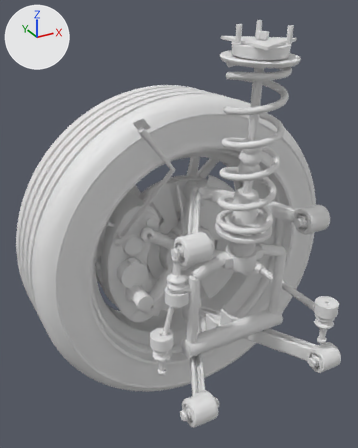
What one commit did to the glTF model web/public/assets/corner-rl.glb.
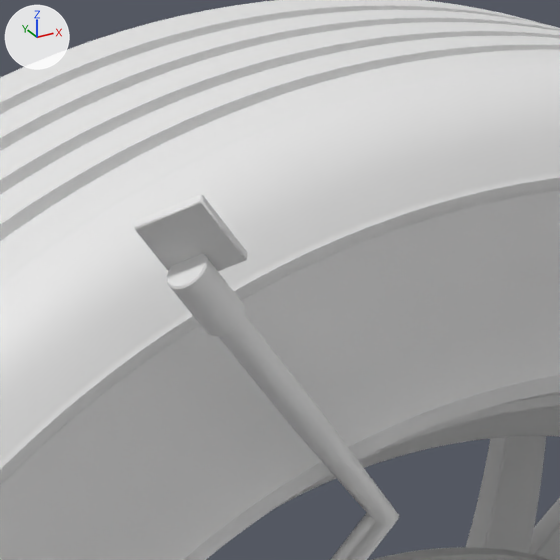
The first picture shows the older version from a camera (50 mm lens) standing at (-2.034, -0.264, 0.996) and looking at (-1.502, 0.703, 0.513). The close-ups show the older and then the newer version on the part from 31% to 56% of the width and 19% to 40% of the height of that picture. Only the edits that show in the close-ups are written down. Lighting does not change. The marker at upper left points along +X, +Y and +Z. Where no turn or scale is listed for an object, it has been applied to the vertices. Vertices at exactly the same position are counted once.
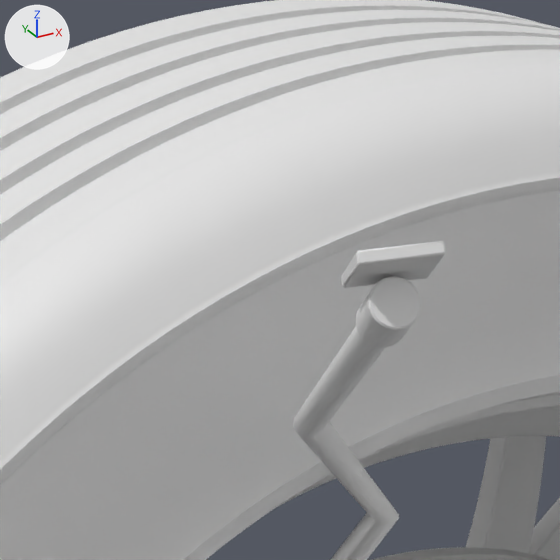
Where the newer file only moved an object's origin or applied its transform, the numbers keep the older frame.

Location of each change, (x1, y1, x2, y2) in pixels of the close-ups (560 x 560 px; the box of a moved part takes in the faces that stretch with it):
'Mesh_1', reshaped: before (134, 194, 399, 560); after (293, 241, 446, 560)
part 1 of me_mesh_1, added: after (356, 277, 421, 348)
part 2 of me_mesh_1, added: after (341, 241, 446, 288)
part 3 of me_mesh_1, deleted: before (167, 254, 245, 336)
part 4 of me_mesh_1, deleted: before (134, 194, 247, 271)
part 5 of me_mesh_1, moved or reshaped: before (218, 315, 399, 523); after (293, 327, 399, 523)

The edits, one by one:
me_mesh_1 is used by ob_mesh_1; location (-1.998, 0.8743, 0.2323).
me_mesh_1 had 440 vertices, 856 faces and spanned x 0.336..0.474, y -0.241..-0.14, z 0.248..0.562.
me_mesh_1 now has 440 vertices, 856 faces and spans x 0.336..0.474, y -0.386..-0.14, z 0.248..0.574.
me_mesh_1 part 1: a new loose piece of 96 vertices spanning x 0.37..0.391, y -0.376..-0.347, z 0.536..0.561, in mat_steel_zinc (white #e7e7e7).
me_mesh_1 part 2: a new loose piece of 24 vertices spanning x 0.361..0.395, y -0.386..-0.352, z 0.556..0.574, in mat_steel_dark (white #e7e7e7).
me_mesh_1 part 3: the loose piece of 96 vertices spanning x 0.37..0.398, y -0.238..-0.218, z 0.511..0.54 is deleted.
me_mesh_1 part 4: the loose piece of 24 vertices spanning x 0.36..0.396, y -0.241..-0.217, z 0.528..0.562 is deleted.
Part 5, on me_mesh_1:
12 vertices are removed from x 0.374..0.382, y -0.235..-0.224, z 0.529..0.536.
34 faces are deleted.
10 vertices move from x 0.424..0.432, y -0.22..-0.209, z 0.469..0.477 to x 0.423..0.433, y -0.219..-0.21, z 0.468..0.477.
12 vertices are added at x 0.372..0.384, y -0.372..-0.366, z 0.548..0.558.
34 new faces join them, mat_rubber (white #e7e7e7).
Other edits to the shape of me_mesh_1 do not show in these pictures.
